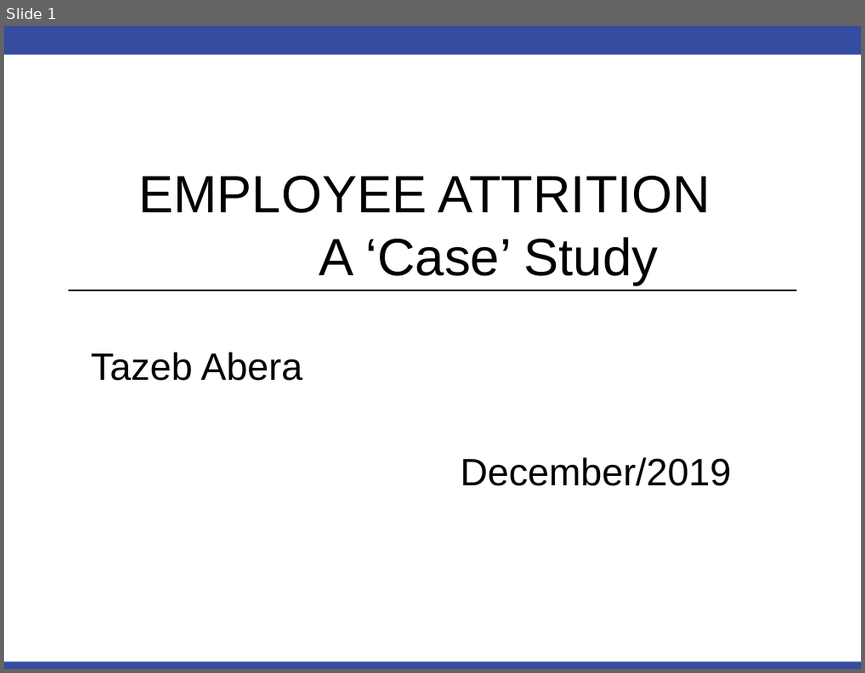
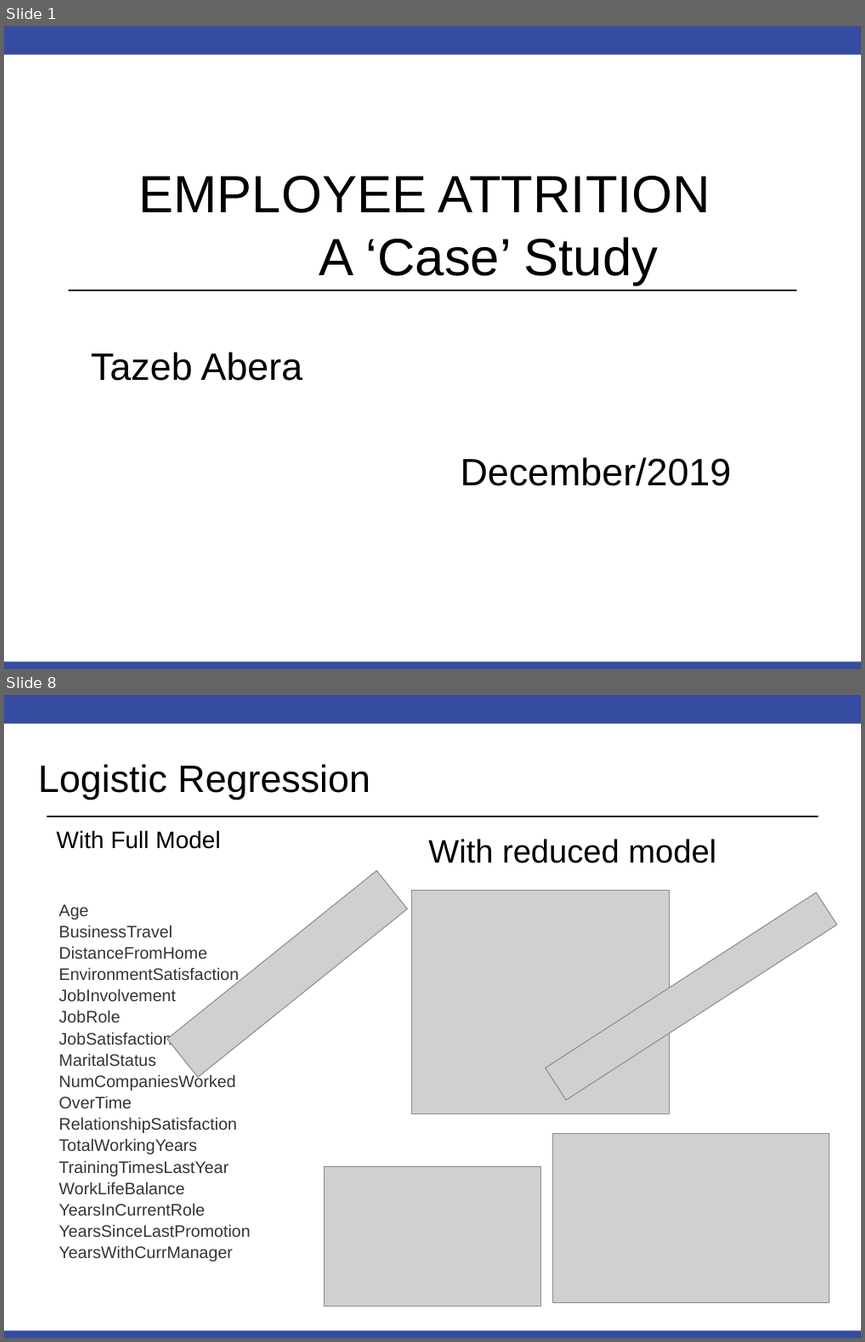
Before and after one commit to tazeb6531/CaseSudy2, a slide deck: Employee Attrition_case study.ppt. Shown one above the other, each under a label of ours: slide 1 before the commit, slides 1 and 8 after it; the slides between them are not shown. The pictures are 865x673 and 865x1342 pixels, drawn with LibreOffice and Linux fonts; fonts in the diff are those of the drawing; grey boxes stand for pictures; background and template pictures are left out. Boxes give left, top, right and bottom in pixels: in the first picture for what was removed or moved away, otherwise in the second. Text is boxed around its words. In the diff, an @@ line names an element or a change of style, - is before the commit and + after.

```diff
--- a/Employee Attrition_case study.ppt
+++ b/Employee Attrition_case study.ppt
@@ slide 8 added at (x1=4, y1=695, x2=861, y2=1338), background #FFFFFF; not listed: 2 template elements that a slide beside it also shows @@
@@ title added at (x1=38, y1=764, x2=370, y2=800), 32 pt, text #000000 @@
+Logistic Regression
@@ line added from (46, 816) to (818, 816), #000000 1.25 pt @@
@@ text added at (x1=57, y1=830, x2=220, y2=849), 20 pt, text #000000 @@
+With Full Model
@@ text added at (x1=428, y1=839, x2=716, y2=863), 27.2 pt, text #000000 @@
+With reduced model
@@ picture added at (x1=167, y1=871, x2=408, y2=1077) @@
@@ picture added at (x1=412, y1=890, x2=670, y2=1113) @@
@@ picture added at (x1=545, y1=892, x2=838, y2=1100) @@
@@ text added at (x1=59, y1=904, x2=250, y2=1261), 14 pt, text #333333 @@
+Age
+BusinessTravel
+DistanceFromHome
+EnvironmentSatisfaction
+JobInvolvement
+JobRole
+JobSatisfaction
+MaritalStatus
+NumCompaniesWorked
+OverTime
+RelationshipSatisfaction
+TotalWorkingYears
+TrainingTimesLastYear
+WorkLifeBalance
+YearsInCurrentRole
+YearsSinceLastPromotion
+YearsWithCurrManager
@@ picture added at (x1=553, y1=1134, x2=829, y2=1303) @@
@@ picture added at (x1=324, y1=1166, x2=541, y2=1306) @@
```
Also in this commit, not shown: 4 slides changed, 4 other slides added, 5 slides removed, 22 other files.
